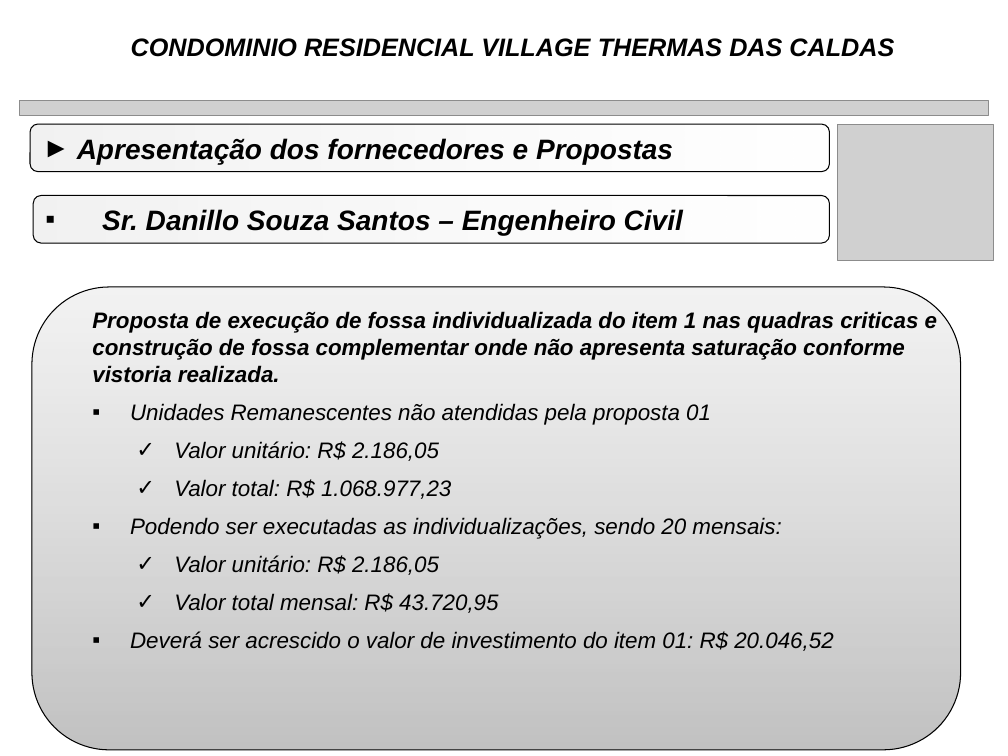
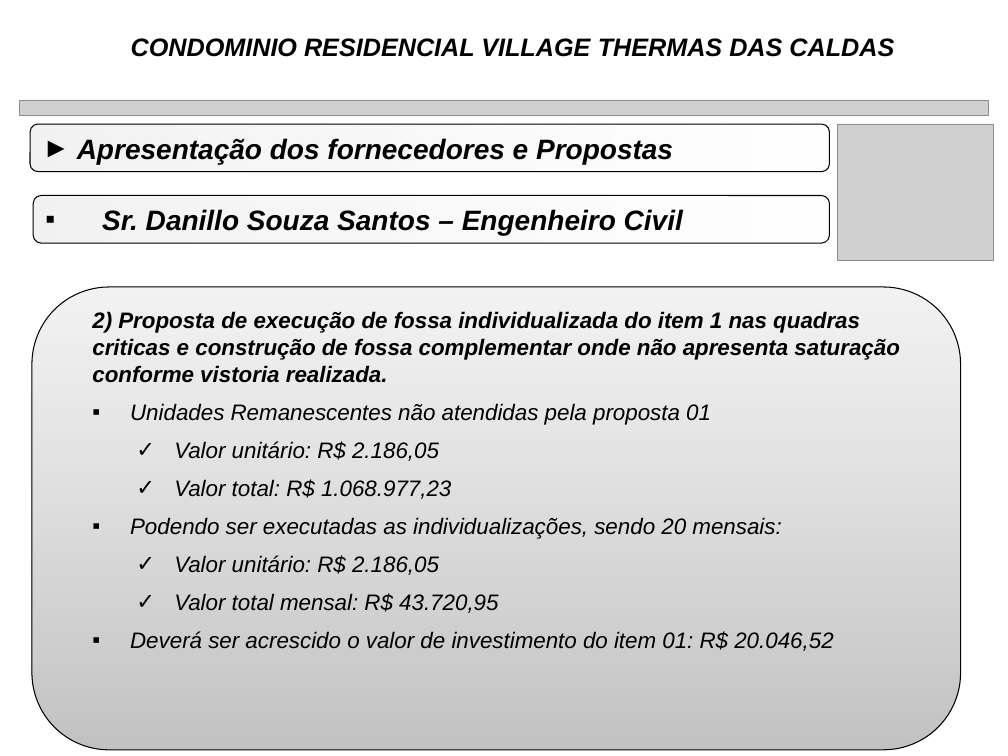
Before and after one commit to rwlc71/Village, a slide deck: slide 17 of Manutenção Village/FossaSepticas.pptx. Drawn at 1008x756 pixels with LibreOffice and Linux fonts; fonts in the diff are those of the drawing; grey boxes stand for pictures. Boxes give left, top, right and bottom in pixels: in the first picture for what was removed or moved away, otherwise in the second. Text is boxed around its words. In the diff, an @@ line names an element or a change of style, - is before the commit and + after.

```diff
--- a/Manutenção Village/FossaSepticas.pptx
+++ b/Manutenção Village/FossaSepticas.pptx
@@ text at (92,311,900,383): text changed @@
-  Proposta de execução de fossa individualizada do item 1 nas quadras criticas e construção de fossa complementar onde não apresenta saturação conforme vistoria realizada.
+  2) Proposta de execução de fossa individualizada do item 1 nas quadras criticas e construção de fossa complementar onde não apresenta saturação conforme vistoria realizada.
```
Also in this commit, not shown: 16 other slides changed.
